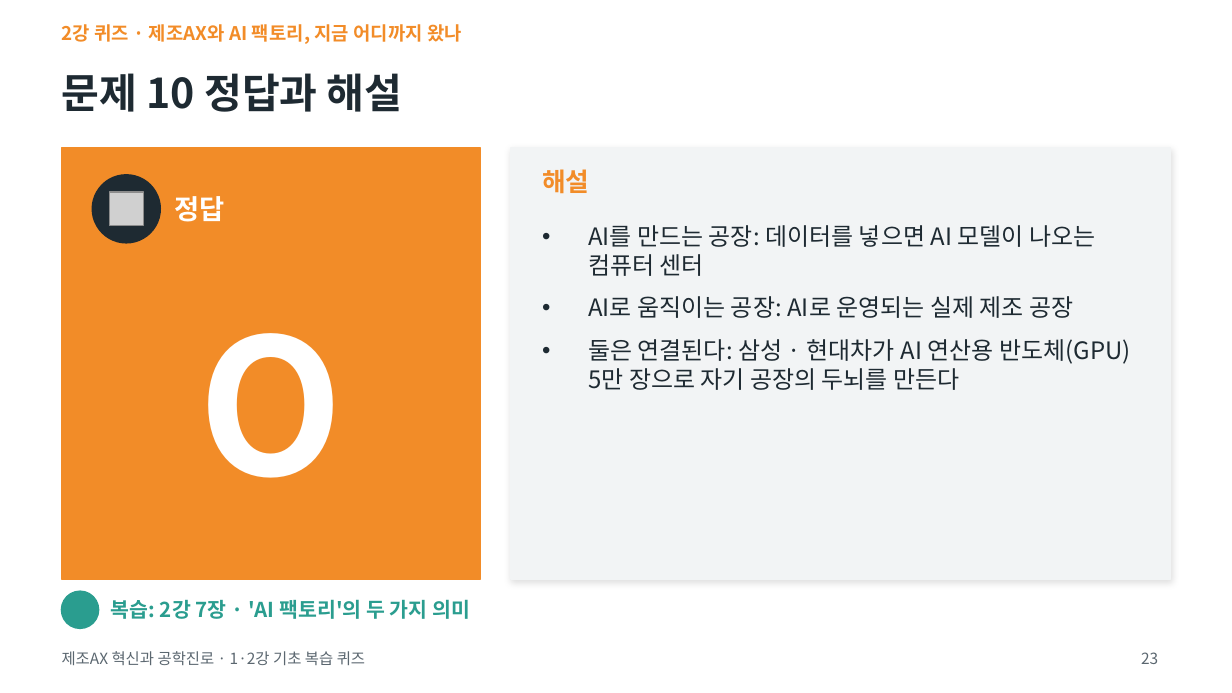
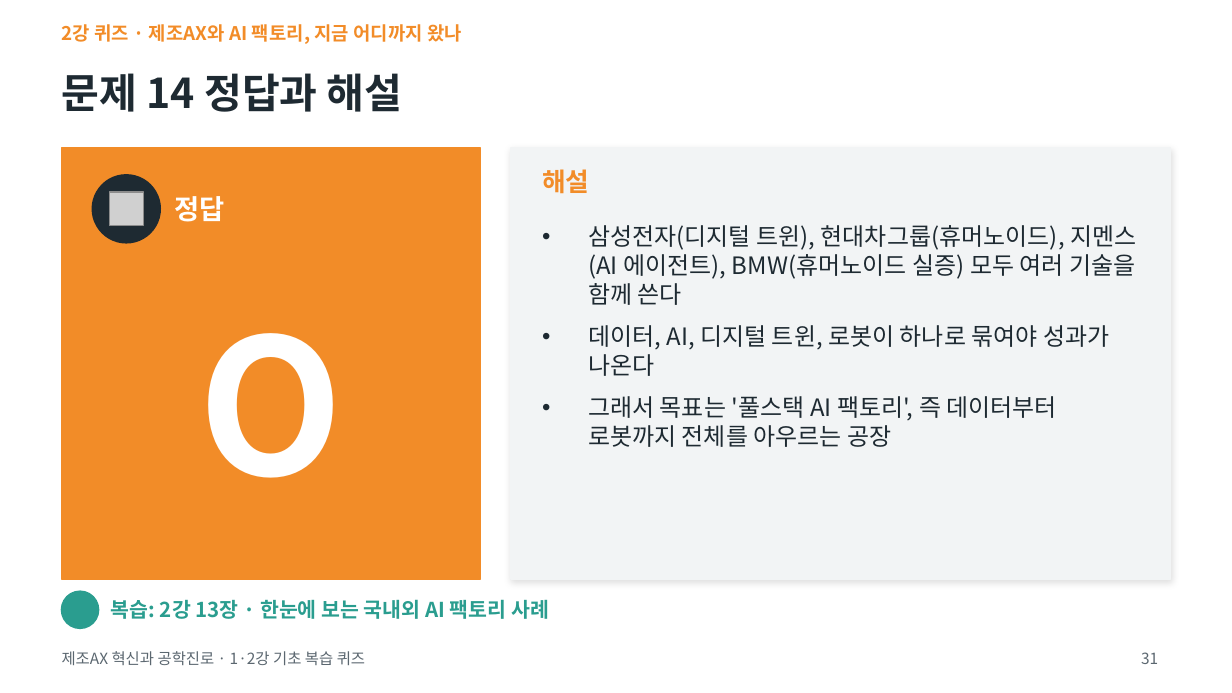
Before and after one commit to ykkimhgu/Intro-MCE-Freshman-Course, a slide deck: slide 31 of quiz12/1-2강_기초복습퀴즈.pptx (slide 23 before the commit). Drawn at 1232x693 pixels with LibreOffice and Linux fonts; fonts in the diff are those of the drawing; grey boxes stand for pictures; background and template pictures are left out. Boxes give left, top, right and bottom in pixels: in the first picture for what was removed or moved away, otherwise in the second. Text is boxed around its words. In the diff, an @@ line names an element or a change of style, - is before the commit and + after.

```diff
--- a/quiz12/1-2강_기초복습퀴즈.pptx
+++ b/quiz12/1-2강_기초복습퀴즈.pptx
@@ title at bbox=[62, 73, 403, 112]: text changed @@
-문제 10 정답과 해설
+문제 14 정답과 해설
@@ text at bbox=[588, 225, 1136, 447]: text changed @@
-• AI를 만드는 공장: 데이터를 넣으면 AI 모델이 나오는 컴퓨터 센터
-• AI로 움직이는 공장: AI로 운영되는 실제 제조 공장
-• 둘은 연결된다: 삼성 · 현대차가 AI 연산용 반도체(GPU) 5만 장으로 자기 공장의 두뇌를 만든다
+• 삼성전자(디지털 트윈), 현대차그룹(휴머노이드), 지멘스(AI 에이전트), BMW(휴머노이드 실증) 모두 여러 기술을 함께 쓴다
+• 데이터, AI, 디지털 트윈, 로봇이 하나로 묶여야 성과가 나온다
+• 그래서 목표는 '풀스택 AI 팩토리', 즉 데이터부터 로봇까지 전체를 아우르는 공장
@@ text at bbox=[111, 599, 549, 619]: text changed @@
-복습: 2강 7장 · 'AI 팩토리'의 두 가지 의미
+복습: 2강 13장 · 한눈에 보는 국내외 AI 팩토리 사례
@@ page number at bbox=[1141, 652, 1158, 664]: text changed @@
-23
+31
```
Also in this commit, not shown: 9 other slides changed, 3 other files.
